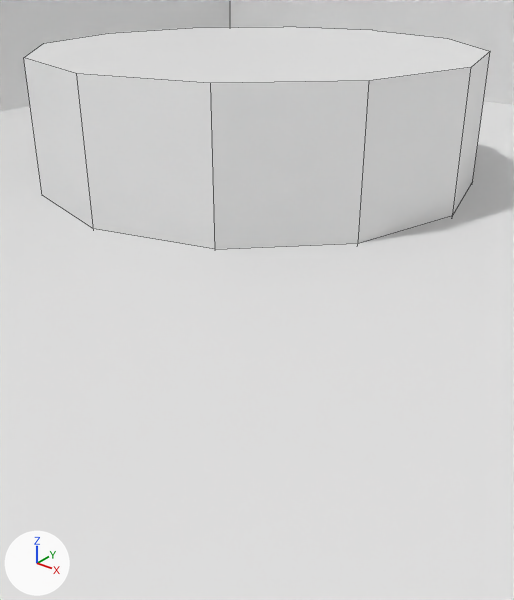
The FBX model Assets/Project/Models/baseCourse.fbx, before and after one commit.
Both versions are drawn from a camera (50 mm lens) standing at (-23.23, 31.87, 1.54) and looking at (-25.7, 34.96, -0.38). The axes (+X, +Y, +Z) are drawn at lower left. The lights are the same throughout. Mesh edges are drawn as thin lines. Where no turn or scale is listed for an object, it has been applied to the vertices.

In view in the first picture: 'Course', 'Hole'.
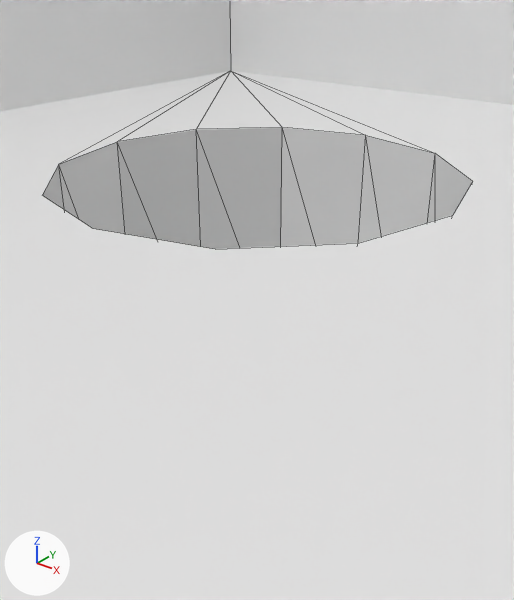
Pixel boxes [x1, y1, x2, y2] of what changed, in the pictures (514 x 600 px):
'Hole', hidden
    before: [24, 27, 490, 249]

Diff of the bpy script that builds the scene:
```diff
--- a/Assets/Project/Models/baseCourse.fbx.py
+++ b/Assets/Project/Models/baseCourse.fbx.py
@@ ob_hole @@
 ob_hole.location = (-25.757, 35.033, -0.2)
+ob_hole.hide_viewport = True
```
